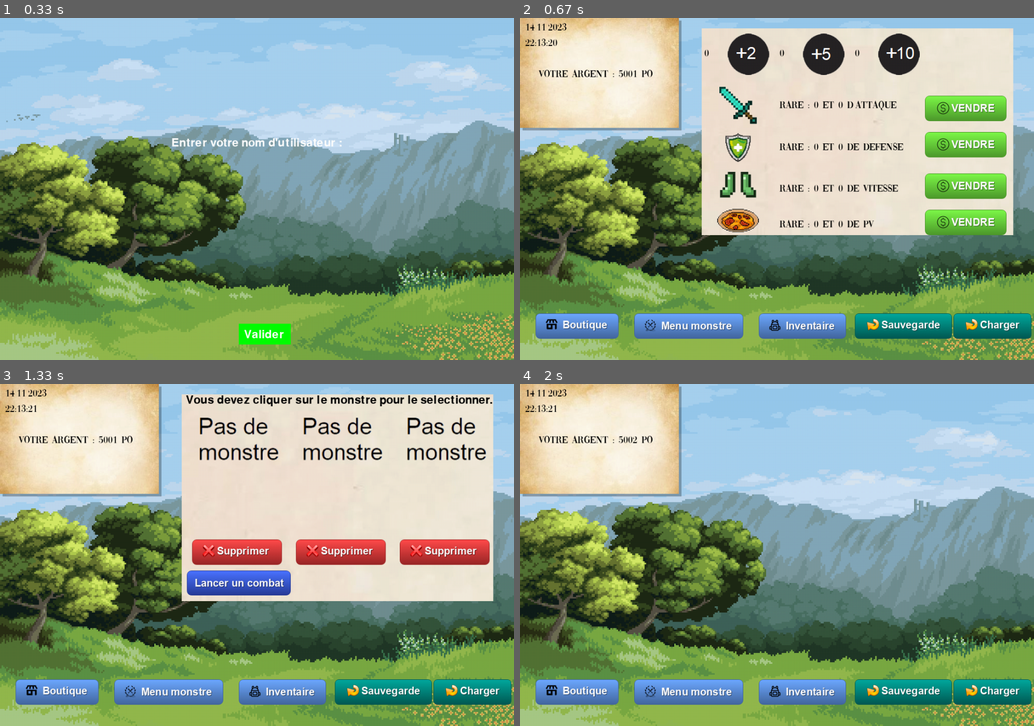
Above: before the commit, frames 1-4 (two rows, left to right).
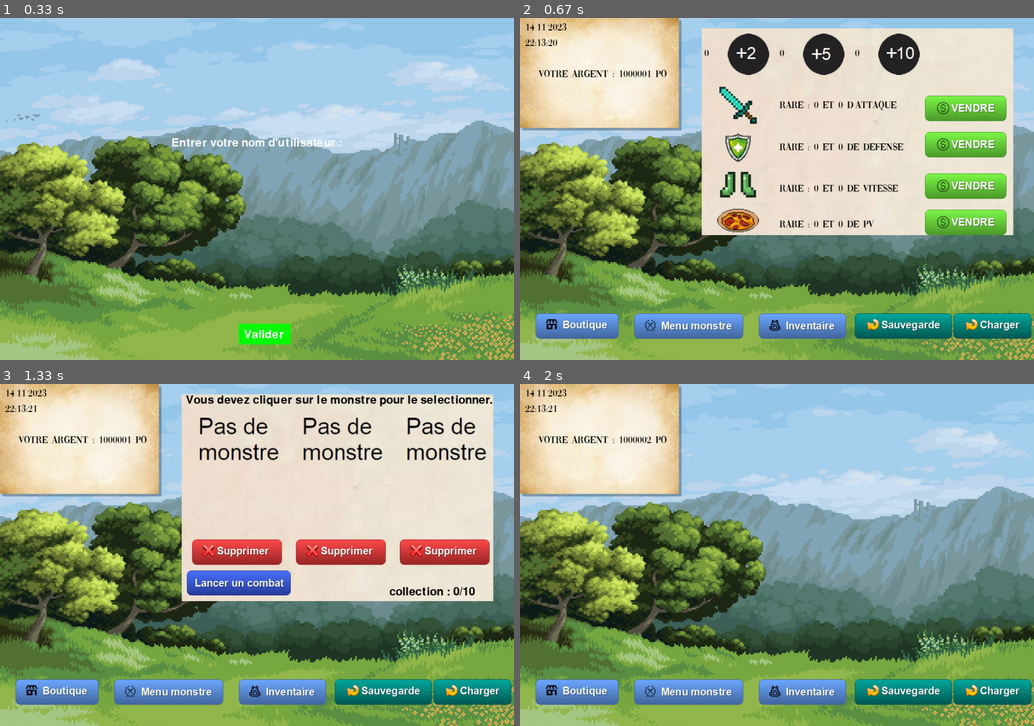
Above: after the commit, the same moments.

Repository: Maxine1425/projet_GEIPI2_S2_ESIREM
Game: pygame game, started from graphique.py
The game is run twice, just before and just after one commit, with the same random seed, the same clock (stepped at 60 frames per second) and the same inputs.
Inputs (mouse positions are in pixels of both pictures, inside the frame that each line leads up to):
- Up to frame 1 (0.33 s): no input
- Up to frame 2 (0.67 s): click "Valider" at 0.38 s
- Up to frame 3 (1.33 s): click (56, 691) at 0.72 s; press the mouse at (318, 544) at 1.03 s; move the mouse to (246, 613) at 1.13 s; release the mouse at (169, 684) at 1.27 s
- Up to frame 4 (2 s): click (576, 691) at 1.38 s; click (576, 691) at 1.72 s

Frame 1 is identical in both runs. In frame 2, 0.1% of the frame differs, in the area x 19-29%, y 15-18%; in frame 3, 0.3%, in the area x 19-93%, y 15-62%; in frame 4, 0.1%.

Commit message:
bug de choix monstre résolut

Diff:
--- a/graphique.py
+++ b/graphique.py
@@ -8,7 +8,7 @@
 menu_accueil = Menu_accueil()
 menu_accueil.menu_accueil(lance=1)
 print("pseudo = " + menu_accueil.pseudo)
-joueur = Joueur(menu_accueil.pseudo, 5000, 1, 0, 0, 0)
+joueur = Joueur(menu_accueil.pseudo, 1000000, 1, 0, 0, 0)
 menu_principal = Menu(joueur)
 monstre_ordinateur = Monstre()
 
--- a/menu.py
+++ b/menu.py
@@ -266,6 +266,10 @@
                         texte_regle_ulisisation_monstre = police.render("Vous devez cliquer sur le monstre pour le selectionner.", True, (0, 0, 0))
                         fenetre.blit(texte_regle_ulisisation_monstre, (358, 20))
 
+                    if afficher_colection:
+                        texte_colection = police.render("collection : " + str(self.joueur.nombre_monstre_collection()) + "/10", True, (0, 0, 0))
+                        fenetre.blit(texte_colection, (750, 390))
+
             # definition de la fonnction afficher_menu_inventaire
             def afficher_menu_inventaire(lance, fenetre):
 
@@ -344,6 +348,7 @@
                         afficher_trop_de_monstre = False
                         afficher_monstre = False
                         afficher_regle_ulisisation_monstre = False
+                        afficher_colection = False
 
                         # gestion de fermeture et d'ouverture des differents menu secondaire
                         if doit_lancer_menu_boutique == 0:
@@ -576,6 +581,7 @@
                             if self.joueur.ajouter_monstre(monstre) == 1:
 
                                 self.joueur.achat(montant_monstre)
+                                self.joueur.ajouter_collection(monstre.nom)
                                 afficher_monstre = True
 
                             elif self.joueur.ajouter_monstre(monstre) == 2:
@@ -599,10 +605,12 @@
                         afficher_trop_de_monstre = False
                         afficher_monstre = False
                         afficher_regle_ulisisation_monstre = False
+                        afficher_colection = False
 
                         if doit_lancer_menu_monstre == 0:
 
                             afficher_regle_ulisisation_monstre = True
+                            afficher_colection = True
                             doit_lancer_menu_monstre = 1
                             doit_lancer_menu_boutique = 0
                             doit_lancer_menu_inventaire = 0
@@ -619,29 +627,69 @@
                             afficher_info_monstre1_type = True
                             afficher_info_monstre1_rare = True
 
+                        elif self.joueur.liste_monstre[0].rare == 0:
+
+                            afficher_info_monstre1_nom = False
+                            afficher_info_monstre1_type = False
+                            afficher_info_monstre1_rare = False
+
                         if self.joueur.liste_monstre[1].rare != 0:
 
                             afficher_info_monstre2_nom = True
                             afficher_info_monstre2_type = True
                             afficher_info_monstre2_rare = True
 
+                        elif self.joueur.liste_monstre[1].rare == 0:
+
+                            afficher_info_monstre2_nom = False
+                            afficher_info_monstre2_type = False
+                            afficher_info_monstre2_rare = False
+
                         if self.joueur.liste_monstre[2].rare != 0:
 
                             afficher_info_monstre3_nom = True
                             afficher_info_monstre3_type = True
                             afficher_info_monstre3_rare = True
 
+                        elif self.joueur.liste_monstre[2].rare == 0:
+
+                            afficher_info_monstre3_nom = False
+                            afficher_info_monstre3_type = False
+                            afficher_info_monstre3_rare = False
+
                     # choix du monstre pour le combat, le monstre pour le combat est le monstre le plus a gauche
                     elif doit_lancer_menu_monstre == 1 and event.type == MOUSEBUTTONUP and event.button == 1 and clickable_area_monstre2.collidepoint(event.pos):
 
                         if self.joueur.liste_monstre[1].rare != 0:
 
+                            afficher_info_monstre1_nom = True
+                            afficher_info_monstre1_type = True
+                            afficher_info_monstre1_rare = True
+                            if self.joueur.liste_monstre[0].rare != 0:
+                                afficher_info_monstre2_nom = True
+                                afficher_info_monstre2_type = True
+                                afficher_info_monstre2_rare = True
+                            elif self.joueur.liste_monstre[0].rare == 0:
+                                afficher_info_monstre2_nom = False
+                                afficher_info_monstre2_type = False
+                                afficher_info_monstre2_rare = False
                             self.joueur.bouger_monstre(1)
 
                     elif doit_lancer_menu_monstre == 1 and event.type == MOUSEBUTTONUP and event.button == 1 and clickable_area_monstre3.collidepoint(event.pos):
 
                         if self.joueur.liste_monstre[2].rare != 0:
 
+                            afficher_info_monstre1_nom = True
+                            afficher_info_monstre1_type = True
+                            afficher_info_monstre1_rare = True
+                            if self.joueur.liste_monstre[0].rare != 0:
+                                afficher_info_monstre3_nom = True
+                                afficher_info_monstre3_type = True
+                                afficher_info_monstre3_rare = True
+                            elif self.joueur.liste_monstre[0].rare == 0:
+                                afficher_info_monstre3_nom = False
+                                afficher_info_monstre3_type = False
+                                afficher_info_monstre3_rare = False
                             self.joueur.bouger_monstre(2)
 
                     # lancer un combat
@@ -697,6 +745,8 @@
                         afficher_deja_un = False
                         afficher_trop_de_monstre = False
                         afficher_monstre = False
+                        afficher_regle_ulisisation_monstre = False
+                        afficher_colection = False
 
                         if doit_lancer_menu_inventaire == 0:
                             doit_lancer_menu_inventaire = 1
@@ -737,6 +787,8 @@
                         afficher_deja_un = False
                         afficher_trop_de_monstre = False
                         afficher_monstre = False
+                        afficher_regle_ulisisation_monstre = False
+                        afficher_colection = False
                         self.joueur.charger_joueur()
 
                     # sauvergarder
@@ -749,6 +801,8 @@
                         afficher_deja_un = False
                         afficher_trop_de_monstre = False
                         afficher_monstre = False
+                        afficher_regle_ulisisation_monstre = False
+                        afficher_colection = False
                         self.joueur.tout_sauvegarder()
 
                 # permet de reactualiser le fond
